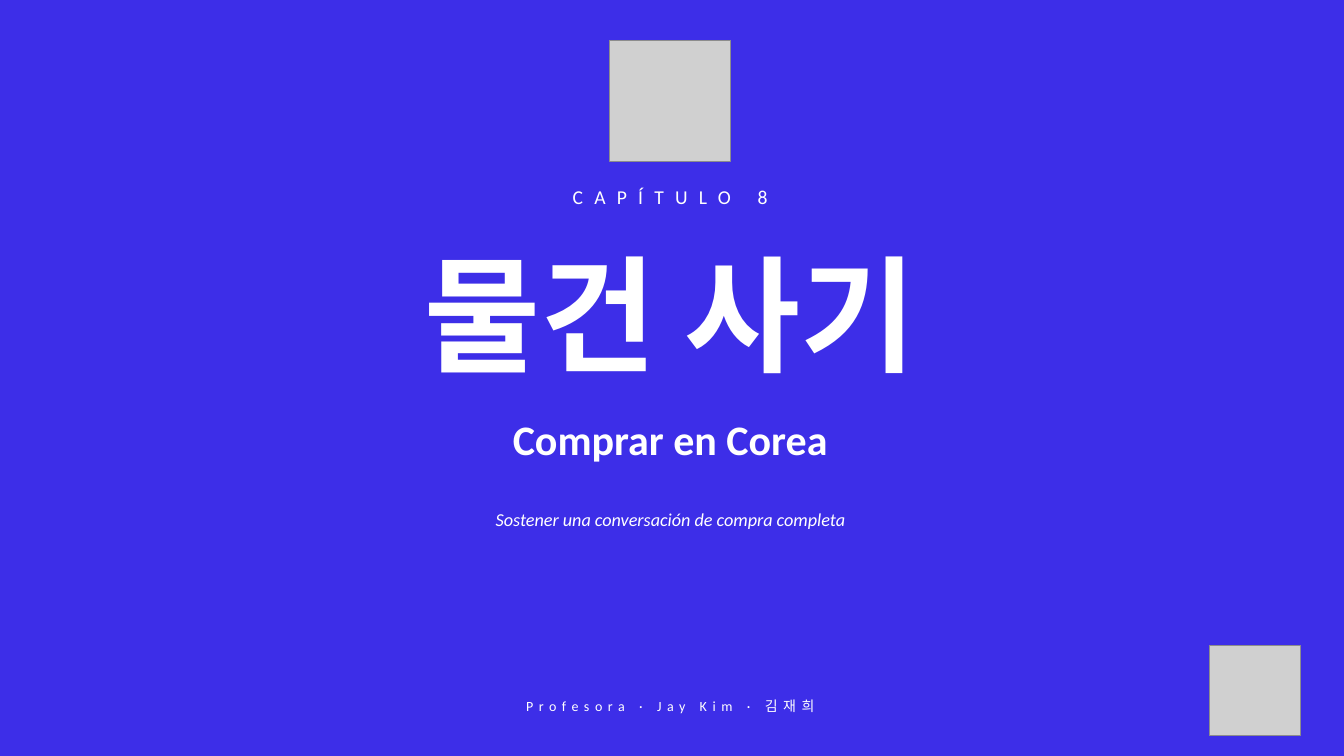
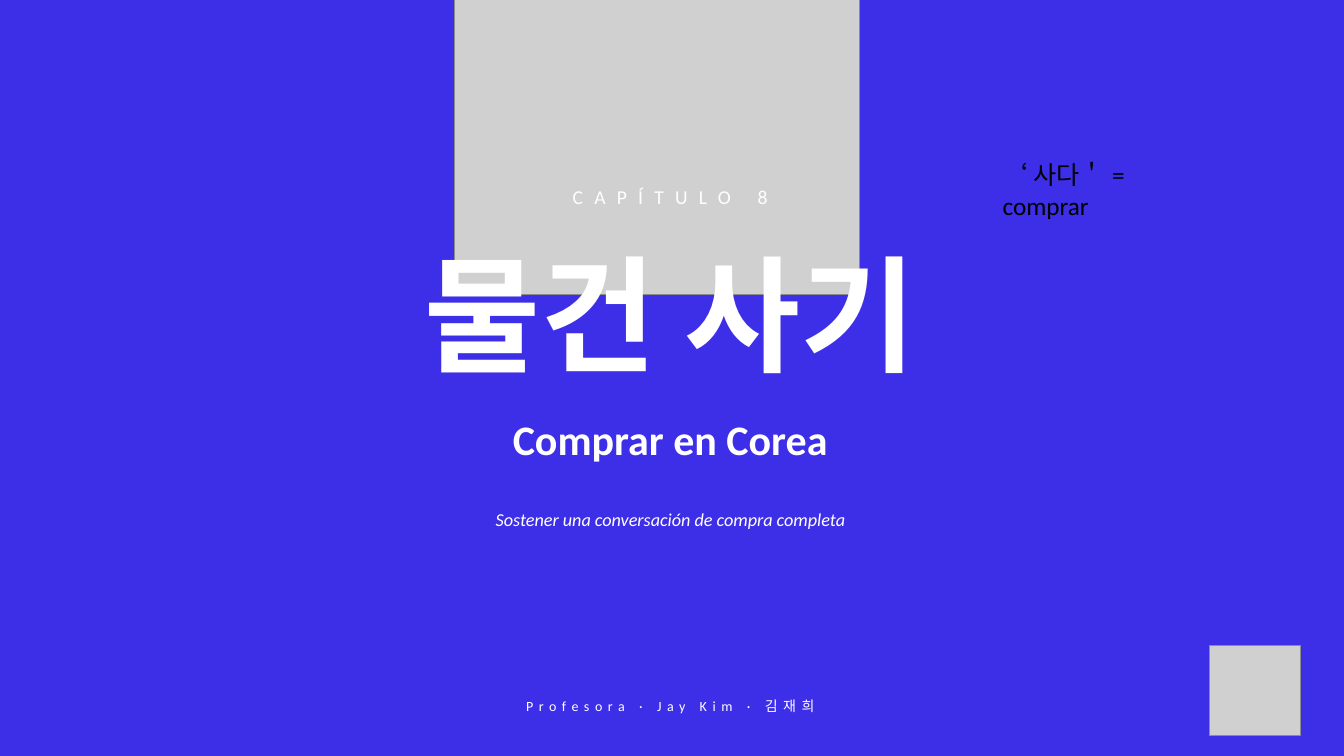
Before and after one commit to academiaseul/ACADEMIASEULWEB, a slide deck: slide 1 of A1_Nivel_1/08_Comprar/Sesion_08_Comprar.pptx. Drawn at 1344x756 pixels with LibreOffice and Linux fonts; fonts in the diff are those of the drawing; grey boxes stand for pictures. Boxes give left, top, right and bottom in pixels: in the first picture for what was removed or moved away, otherwise in the second. Text is boxed around its words. In the diff, an @@ line names an element or a change of style, - is before the commit and + after.

```diff
--- a/A1_Nivel_1/08_Comprar/Sesion_08_Comprar.pptx
+++ b/A1_Nivel_1/08_Comprar/Sesion_08_Comprar.pptx
@@ picture: place and size @@
-picture at (610,40,731,161)
+picture at (454,0,859,294)
@@ text added at (1003,162,1105,219), 18 pt, text #000000 @@
+‘ 사다＇ = comprar
```
Also in this commit, not shown: 3 other slides changed, 15 other files.
